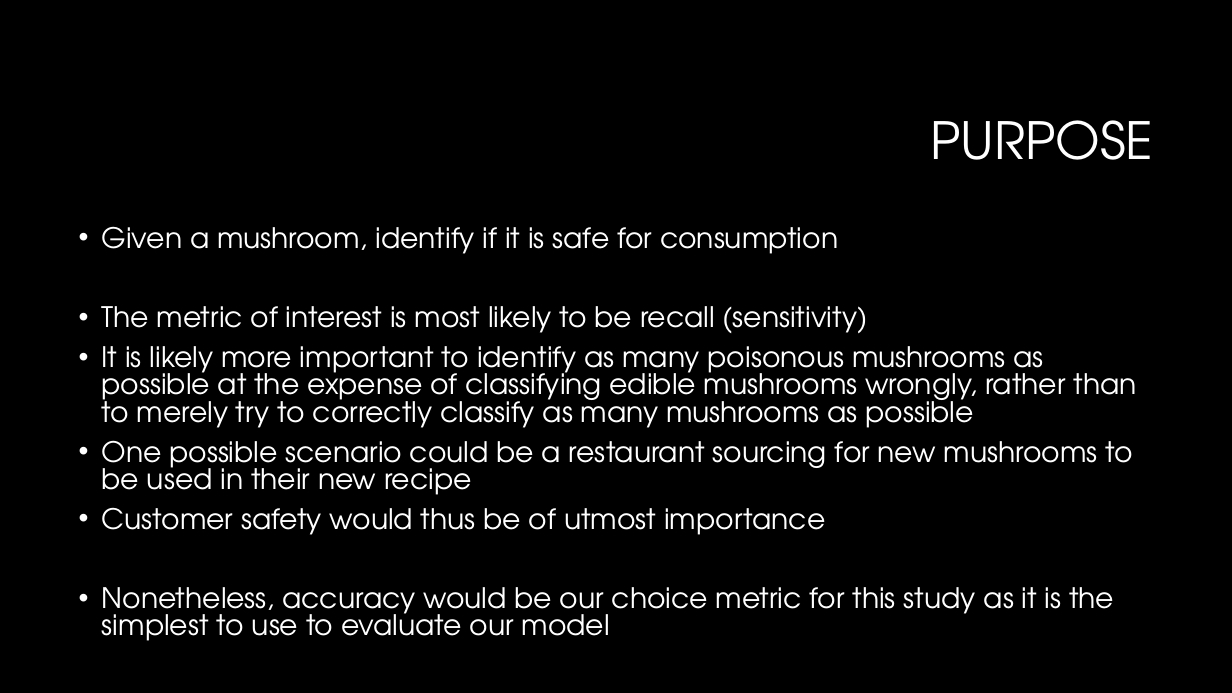
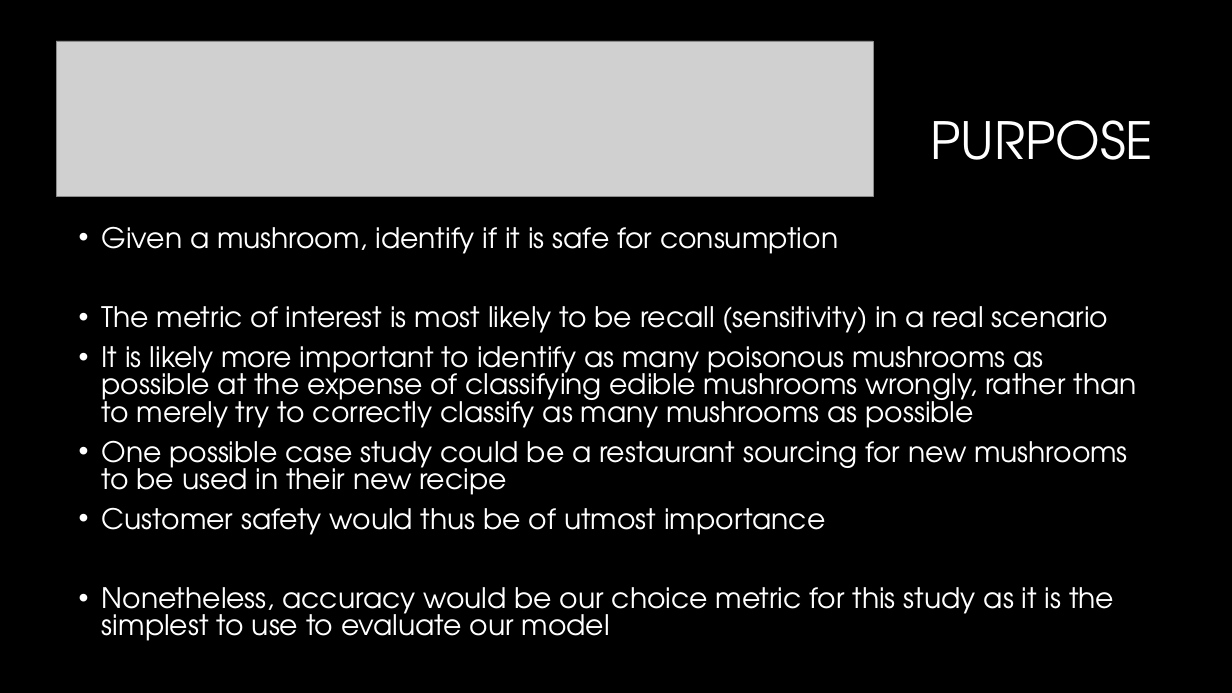
Before and after one commit to ethanolx/Mushrooms-Housing-py, a slide deck: slide 2 of doc/classification-highlights.pptx. Drawn at 1232x693 pixels with LibreOffice and Linux fonts; fonts in the diff are those of the drawing; grey boxes stand for pictures; background and template pictures are left out. Boxes give left, top, right and bottom in pixels: in the first picture for what was removed or moved away, otherwise in the second. Text is boxed around its words. In the diff, an @@ line names an element or a change of style, - is before the commit and + after.

```diff
--- a/doc/classification-highlights.pptx
+++ b/doc/classification-highlights.pptx
@@ picture added at (56,41,873,196) @@
@@ text at (102,306,1109,333): text changed @@
-• The metric of interest is most likely to be recall (sensitivity)
+• The metric of interest is most likely to be recall (sensitivity) in a real scenario
@@ text at (102,440,1128,495): text changed @@
-• One possible scenario could be a restaurant sourcing for new mushrooms to be used in their new recipe
+• One possible case study could be a restaurant sourcing for new mushrooms to be used in their new recipe
```
Also in this commit, not shown: 6 other slides changed, 1 slide removed, 6 other files.
